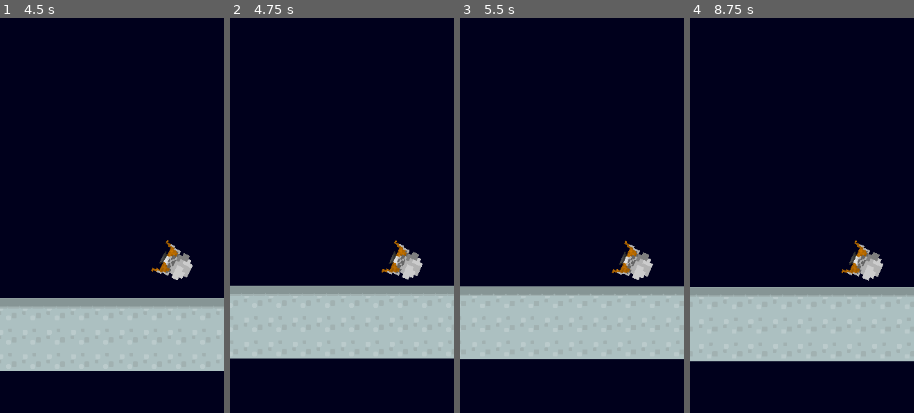
Above: before the commit, frames 1-4 (left to right).
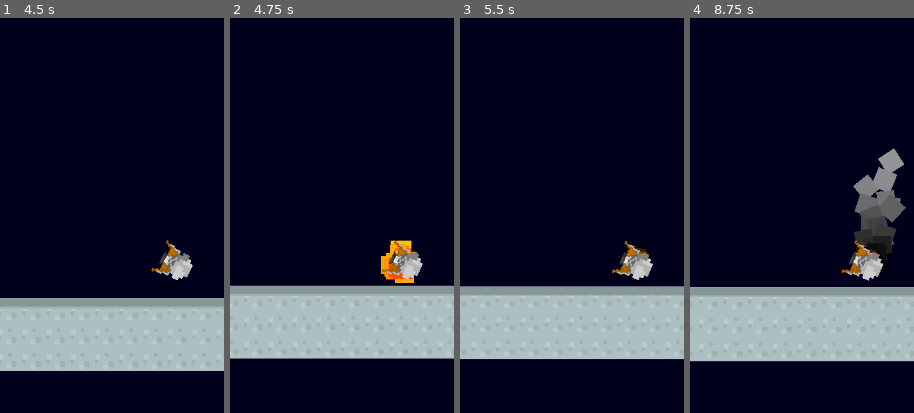
Above: after the commit, the same moments.

Repository: jakemeinershagen/lander
Game: Godot game, scene res://scenes/world.tscn
The game is run twice, just before and just after one commit, with the same random seed, the same clock (stepped at 60 frames per second) and the same inputs.
Inputs (mouse positions are % of the whole screen's width and height, from its top left):
- Up to frame 1 (4.5 s): move the mouse to (72, 44) at 0.52 s; hold Space (burn) 0.53-1.28 s; hold Right (roll_right) 0.53-2.03 s; move the mouse to (30, 54) at 1.27 s; tap one key every 0.75 s from 1.35 s: Mouse wheel up (zoom_in) Mouse wheel down (zoom_out) Space (burn) Mouse wheel up (zoom_in) Mouse wheel down (zoom_out); move the mouse to (60, 27) at 2.02 s; hold A (roll_left) 2.03-2.78 s; move the mouse to (45, 70) at 2.77 s; hold Right (roll_right) 2.78-4.28 s; move the mouse to (80, 65) at 3.52 s; move the mouse to (20, 34) at 4.27 s; hold A (roll_left) from 4.28 s (still down)
- Up to frame 2 (4.75 s): keep holding A (roll_left)
- Up to frame 3 (5.5 s): move the mouse to (55, 49) at 5.02 s; release A (roll_left) at 5.03 s; hold Right (roll_right) from 5.03 s (still down); hold Space (burn) from 5.03 s (still down)
- Up to frame 4 (8.75 s): tap Enter at 5.75 s; move the mouse to (35, 24) at 5.77 s; release Right (roll_right) at 5.78 s; release Space (burn) at 5.78 s; hold A (roll_left) 5.78-7.28 s; tap Mouse wheel up (zoom_in) at 5.85, 8.1 s; move the mouse to (72, 44) at 6.52 s; tap Mouse wheel down (zoom_out) at 6.6 s; move the mouse to (30, 54) at 7.27 s; hold Right (roll_right) from 7.28 s (still down); tap Space (burn) at 7.35 s; move the mouse to (60, 27) at 8.02 s
The pictures show only the part of the screen within x 11-61%, y 18-68%; the shares and areas given below are measured in that part.

Frame 1 is identical in both runs. In frame 2, 0.7% of the frame differs, in the area x 67-85%, y 56-68%; in frame 3, less than 0.1%; in frame 4, 3.6%, in the area x 72-97%, y 32-65%.

Commit message:
particle fx

Diff:
--- /dev/null
+++ b/scenes/explosion_and_smoke.tscn
@@ -0,0 +1,45 @@
+[gd_scene load_steps=4 format=3 uid="uid://bc7gmgeuqmbxi"]
+
+[ext_resource type="Script" path="res://scripts/explosion_and_smoke.gd" id="1_jn2ei"]
+
+[sub_resource type="Gradient" id="Gradient_kem5u"]
+offsets = PackedFloat32Array(0, 0.24, 1)
+colors = PackedColorArray(1, 0.585938, 0, 1, 0, 0, 0, 1, 0.746094, 0.746094, 0.746094, 1)
+
+[sub_resource type="Gradient" id="Gradient_bxrys"]
+offsets = PackedFloat32Array(0, 0.993333)
+colors = PackedColorArray(1, 0, 0, 1, 1, 0.960938, 0, 1)
+
+[node name="ExplosionAndSmoke" type="Node2D"]
+script = ExtResource("1_jn2ei")
+
+[node name="SmokeAndFire" type="CPUParticles2D" parent="."]
+emitting = false
+amount = 30
+lifetime = 5.0
+randomness = 0.23
+direction = Vector2(0, -1)
+gravity = Vector2(0, -30)
+initial_velocity_max = 30.0
+angular_velocity_min = -15.0
+angular_velocity_max = 15.0
+scale_amount_min = 50.0
+scale_amount_max = 60.0
+color_ramp = SubResource("Gradient_kem5u")
+
+[node name="Explosion" type="CPUParticles2D" parent="."]
+emitting = false
+amount = 50
+lifetime = 0.3
+one_shot = true
+explosiveness = 0.56
+lifetime_randomness = 0.79
+spread = 180.0
+gravity = Vector2(0, 0)
+initial_velocity_min = 200.0
+initial_velocity_max = 200.0
+linear_accel_min = 1.0
+linear_accel_max = 20.0
+scale_amount_min = 15.0
+scale_amount_max = 60.0
+color_ramp = SubResource("Gradient_bxrys")
--- a/scenes/player.tscn
+++ b/scenes/player.tscn
@@ -1,10 +1,11 @@
-[gd_scene load_steps=9 format=3 uid="uid://djws51ielo1ar"]
+[gd_scene load_steps=10 format=3 uid="uid://djws51ielo1ar"]
 
 [ext_resource type="Script" path="res://scripts/player.gd" id="1_w5whq"]
 [ext_resource type="Texture2D" uid="uid://h01asul4ghhi" path="res://assets/Lunar Lander Only.png" id="2_gn1ro"]
 [ext_resource type="PackedScene" uid="uid://djuau7jf58y8d" path="res://scenes/camera_2d_with_shake.tscn" id="3_40gwm"]
 [ext_resource type="AudioStream" uid="uid://c7ek38sux54pa" path="res://assets/8bit_bomb_explosion.wav" id="4_741g4"]
 [ext_resource type="AudioStream" uid="uid://v66gwdirybcn" path="res://assets/enginehum3.ogg" id="5_kbci3"]
+[ext_resource type="PackedScene" uid="uid://bc7gmgeuqmbxi" path="res://scenes/explosion_and_smoke.tscn" id="6_k82sf"]
 
 [sub_resource type="RectangleShape2D" id="RectangleShape2D_a5atk"]
 
@@ -19,6 +20,8 @@
 [node name="Ship" type="CharacterBody2D"]
 collision_layer = 2
 script = ExtResource("1_w5whq")
+
+[node name="ExplosionAndSmoke" parent="." instance=ExtResource("6_k82sf")]
 
 [node name="Sprite2D" type="Sprite2D" parent="."]
 scale = Vector2(5, 5)
--- /dev/null
+++ b/scripts/explosion_and_smoke.gd
@@ -0,0 +1,6 @@
+extends Node2D
+
+
+func start():
+	$Explosion.restart()
+	$SmokeAndFire.restart()
--- a/scripts/player.gd
+++ b/scripts/player.gd
@@ -48,6 +48,7 @@
 func fail():
 	$Camera2D.add_trauma(0.9)
 	$ExplosionSound.play()
+	$ExplosionAndSmoke.start()
 	game_over = true
 
 func _on_success_hitbox_body_entered(body: Node2D) -> void:
